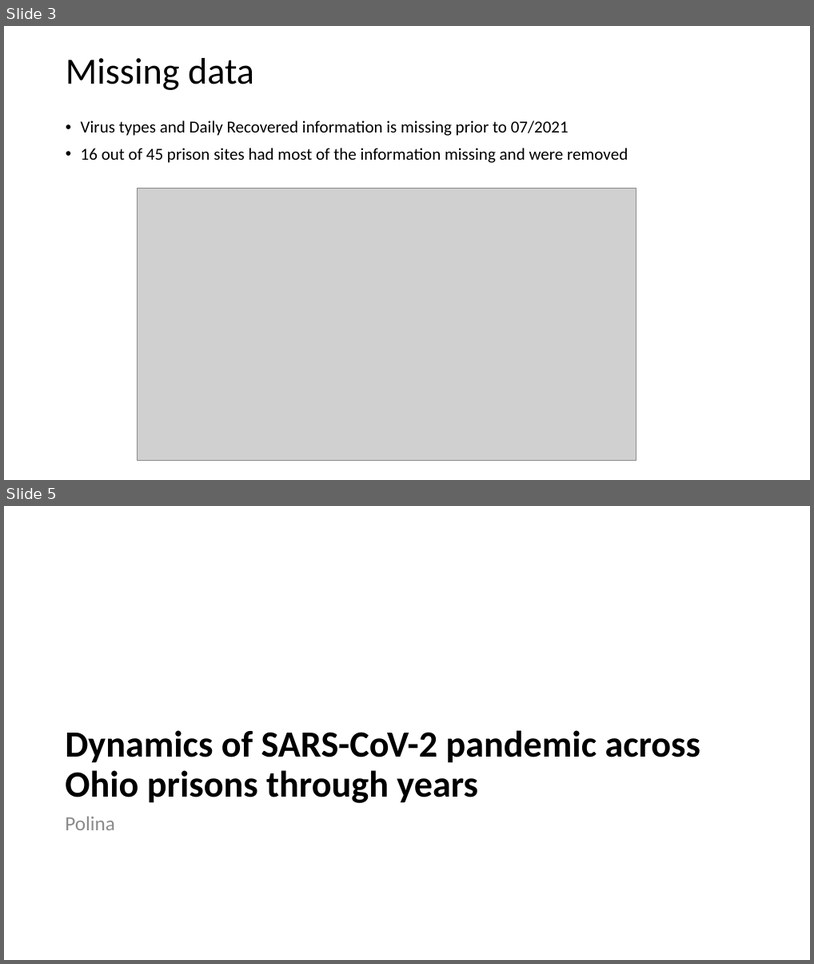
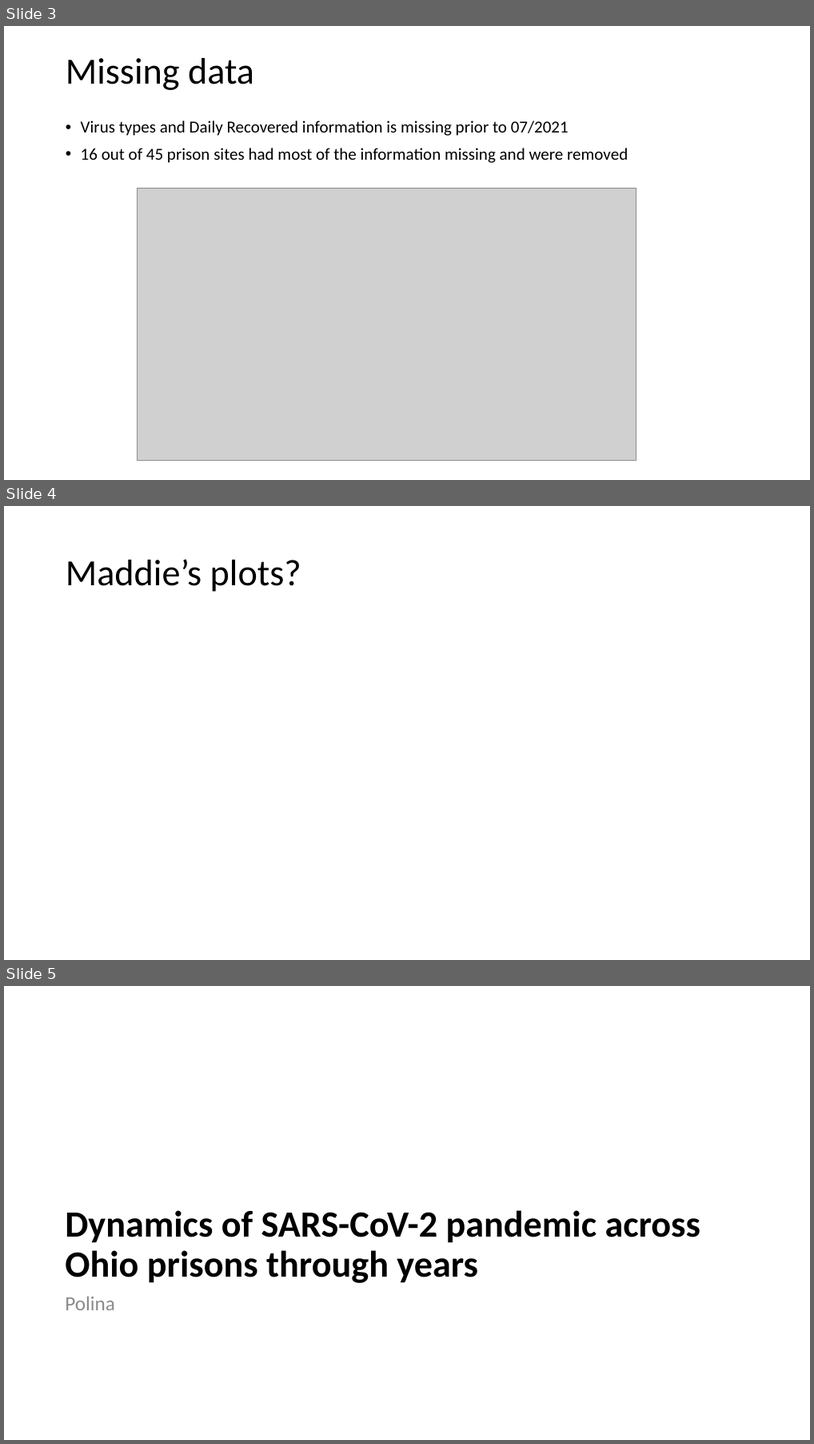
Before and after one commit to pberezina/COVID19-Wastewater-ML, a slide deck: slides.pptx. Shown one above the other, each under a label of ours: slides 3 and 5 before the commit, slides 3, 4 and 5 after it; the slides between them are not shown. The pictures are 814x964 and 814x1444 pixels, drawn with LibreOffice and Linux fonts; fonts in the diff are those of the drawing; grey boxes stand for pictures. Boxes give left, top, right and bottom in pixels: in the first picture for what was removed or moved away, otherwise in the second. Text is boxed around its words. In the diff, an @@ line names an element or a change of style, - is before the commit and + after.

```diff
--- a/slides.pptx
+++ b/slides.pptx
@@ slide 4 added at (4, 506, 810, 960), background #FFFFFF @@
@@ title added at (66, 559, 302, 592), 44 pt, text #000000 @@
+Maddie’s plots?
```
Also in this commit, not shown: 4 slides changed, 3 other slides added, 2 slides removed, 4 other files.
